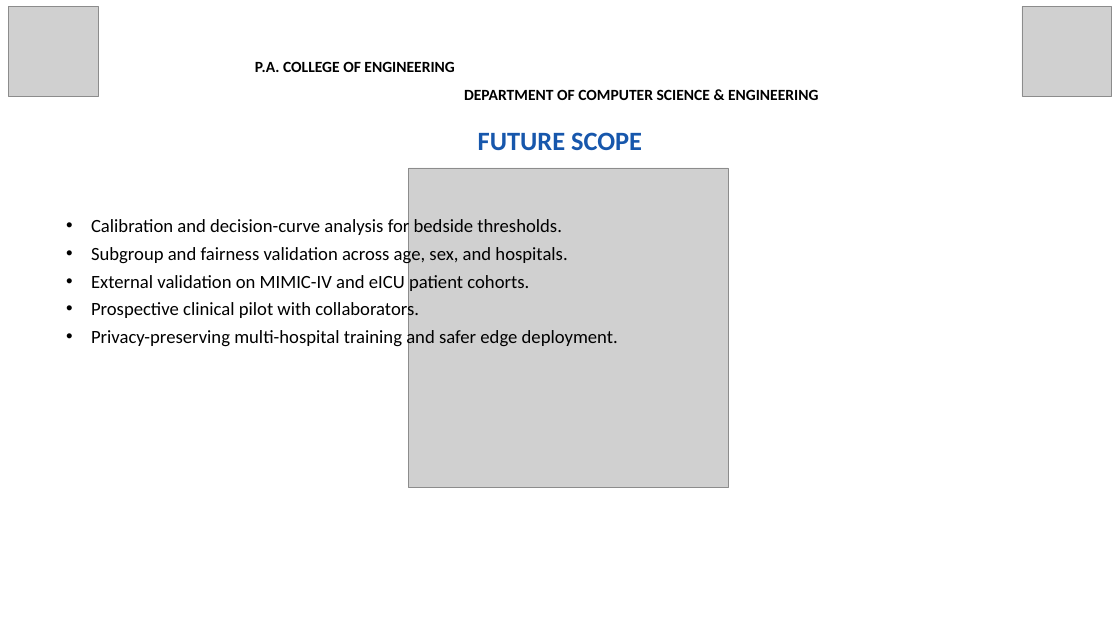
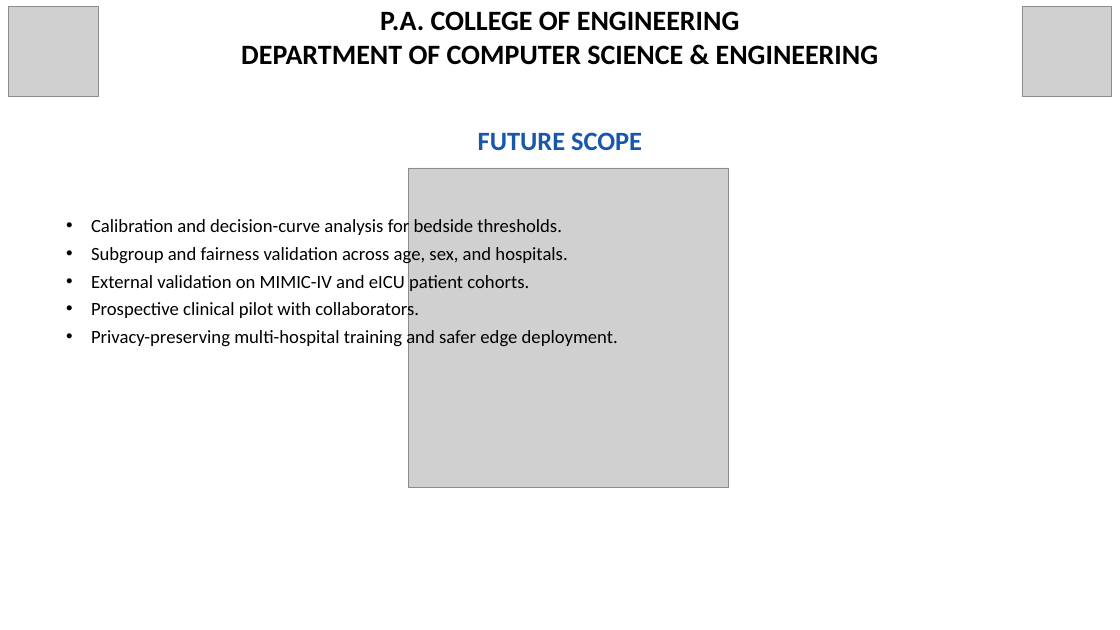
Before and after one commit to Dinaltium/SynCura, a slide deck: slide 13 of ppt/SynCura_Deck_V3_FINAL.pptx. Drawn at 1120x630 pixels with LibreOffice and Linux fonts; fonts in the diff are those of the drawing; grey boxes stand for pictures. Boxes give left, top, right and bottom in pixels: in the first picture for what was removed or moved away, otherwise in the second. Text is boxed around its words. In the diff, an @@ line names an element or a change of style, - is before the commit and + after.

```diff
--- a/ppt/SynCura_Deck_V3_FINAL.pptx
+++ b/ppt/SynCura_Deck_V3_FINAL.pptx
@@ text "P.A. COLLEGE OF ENGINEERING DEPARTMENT ..." moved from (x1=255, y1=61, x2=818, y2=100) to (x1=241, y1=11, x2=878, y2=65) @@
@@ text "P.A. COLLEGE OF ENGINEERING DEPARTMENT ..." at (x1=241, y1=11, x2=878, y2=65): size 20 to 36 pt; line spacing 1.5 to 1 @@
```
Also in this commit, not shown: 14 other slides changed.
